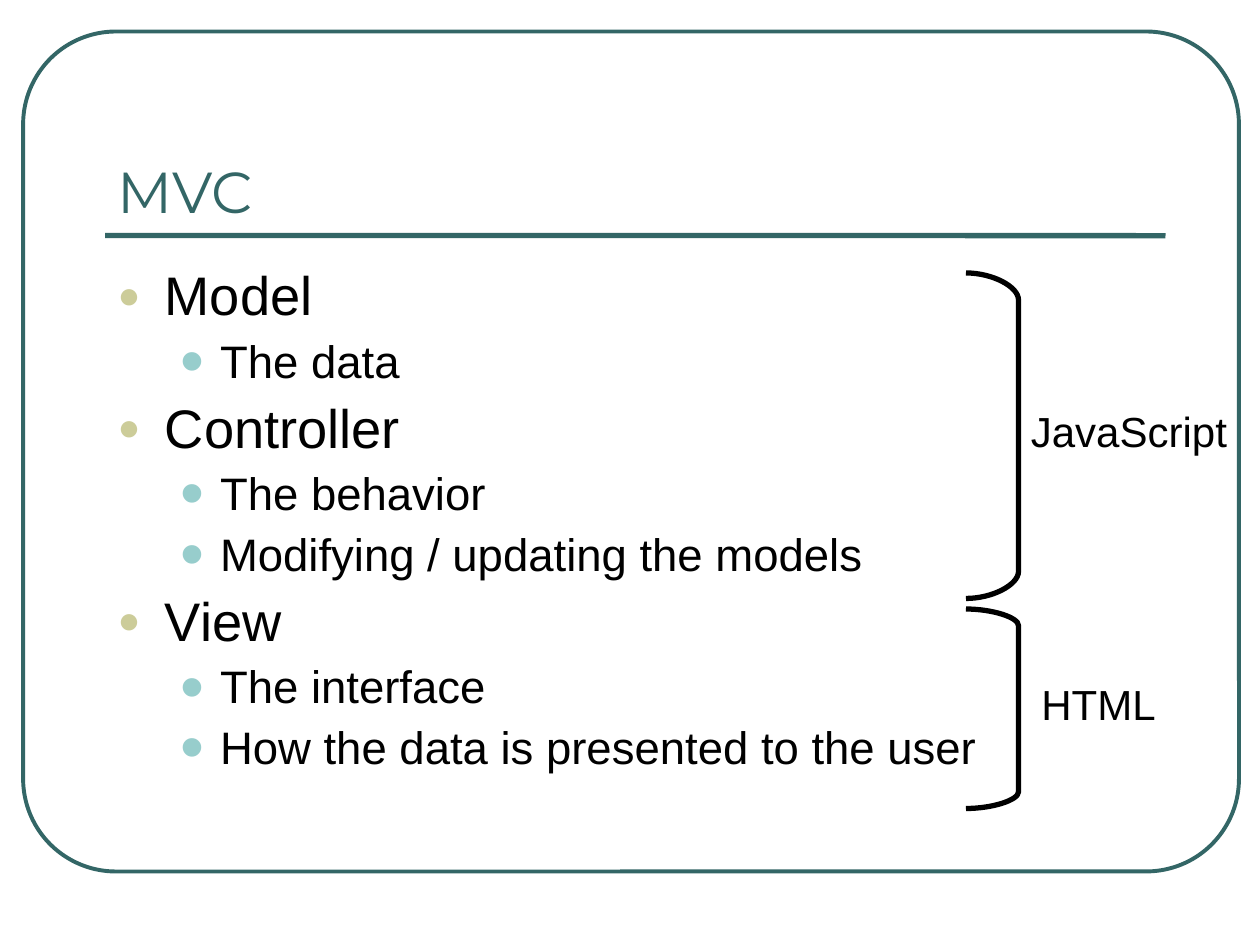
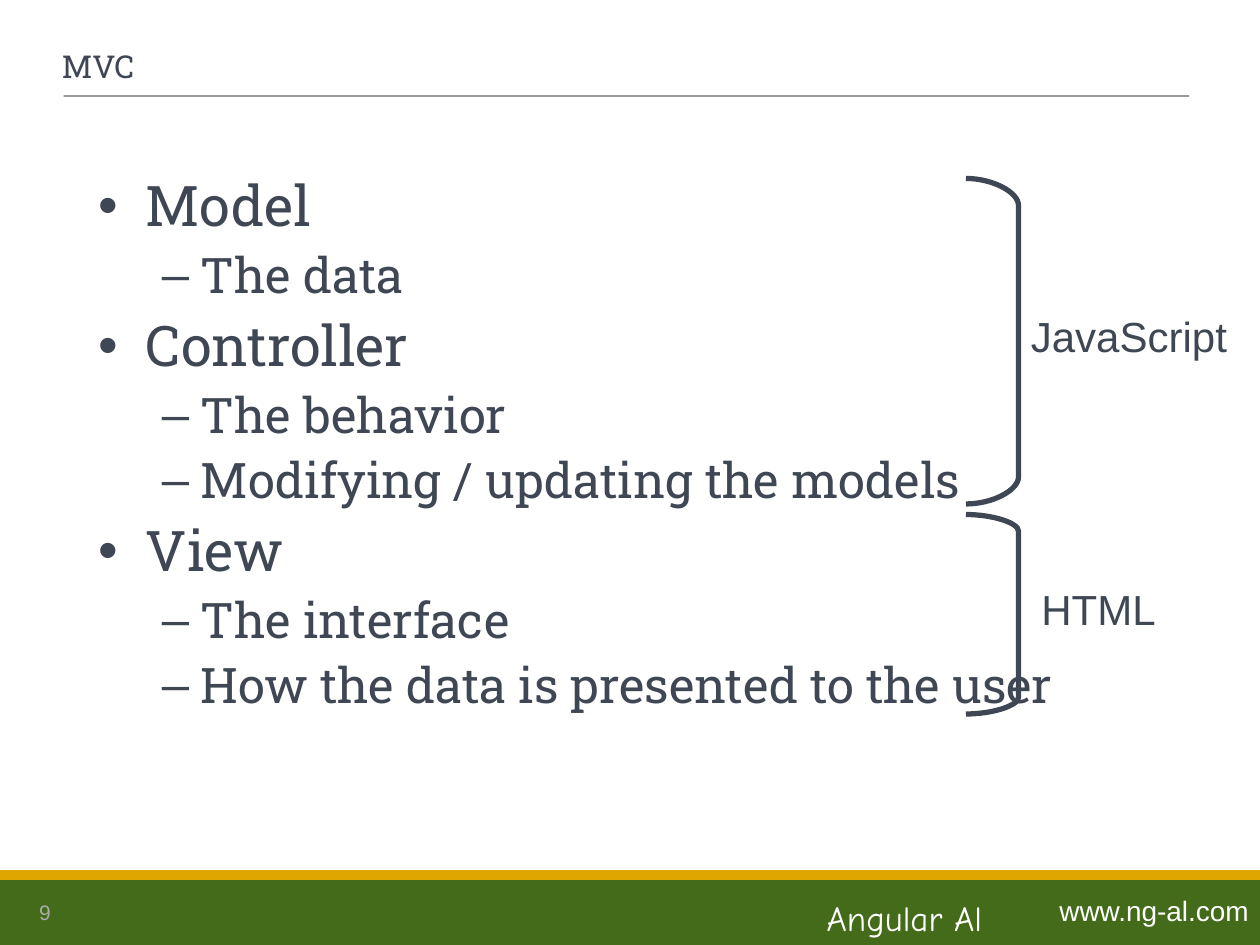
Before and after one commit to ng-al/AngularIntroApp, a slide deck: slide 9 of AngularJS Intro.ppt (slide 10 before the commit). Drawn at 1260x945 pixels with LibreOffice and Linux fonts; fonts in the diff are those of the drawing. Boxes give left, top, right and bottom in pixels: in the first picture for what was removed or moved away, otherwise in the second. Text is boxed around its words. In the diff, an @@ line names an element or a change of style, - is before the commit and + after.

```diff
--- a/AngularJS Intro.ppt
+++ b/AngularJS Intro.ppt
@@ rounded rectangle removed at (23, 32, 1239, 872) @@
@@ title "MVC": place and size @@
-title "MVC" at (118, 172, 253, 214)
+title "MVC" at (62, 55, 134, 79)
@@ title "MVC" at (62, 55, 134, 79): size 33 to 18 pt, font Montserrat to Roboto Slab, text colour #336666 to #3E4753; vertical alignment bottom to middle @@
@@ line moved from (105, 236) - (1166, 236) to (64, 96) - (1189, 96) @@
@@ line (64, 96) - (1189, 96): stroke #336666 3 pt to #626366 0.74 pt @@
@@ text "Model": place and size @@
-text "Model" at (165, 275, 975, 773)
+text "Model" at (146, 183, 1052, 715)
@@ text "Model" at (146, 183, 1052, 715): size 31 to 32 pt in "Model", "Controller", "View"; font Arial to Roboto Slab, text colour #000000 to #3E4753; size 26 to 28 pt in "The data", "The behavior", "Modifying / updating the models", "The interface" and 1 more places; bullet ● to •; bullet colour #CCCC99 to #3E4753; bullet • to –; bullet colour #97CDCC to #3E4753 @@
@@ freeform shape at (966, 179, 1019, 504): outline #000000 3 pt to #3E4753 3 pt @@
@@ text "JavaScript" at (1031, 321, 1227, 361): text colour #000000 to #3E4753 @@
@@ 2 texts, 2 freeform shapes: place and size @@
-2 texts, 2 freeform shapes at (966, 273, 1227, 808)
+2 texts, 2 freeform shapes at (966, 179, 1227, 713)
@@ freeform shape at (966, 514, 1019, 713): outline #000000 3 pt to #3E4753 3 pt @@
@@ text "HTML" at (1041, 596, 1155, 625): text colour #000000 to #3E4753 @@
@@ rectangle added at (0, 876, 1260, 945), fill #446B19 @@
@@ rectangle added at (0, 872, 1260, 878), fill #DFA602, outline #DFA602 2.01 pt @@
@@ page number added at (39, 905, 51, 920), 12 pt, text #AAABAC @@
+9
@@ text added at (827, 907, 982, 938), 20 pt, text #FFFFFF @@
+Angular Al
@@ text added at (1059, 900, 1248, 926), 16 pt, text #FFFFFF @@
+www.ng-al.com
```
Also in this commit, not shown: 43 other slides changed, 1 slide added, 1 slide removed.
